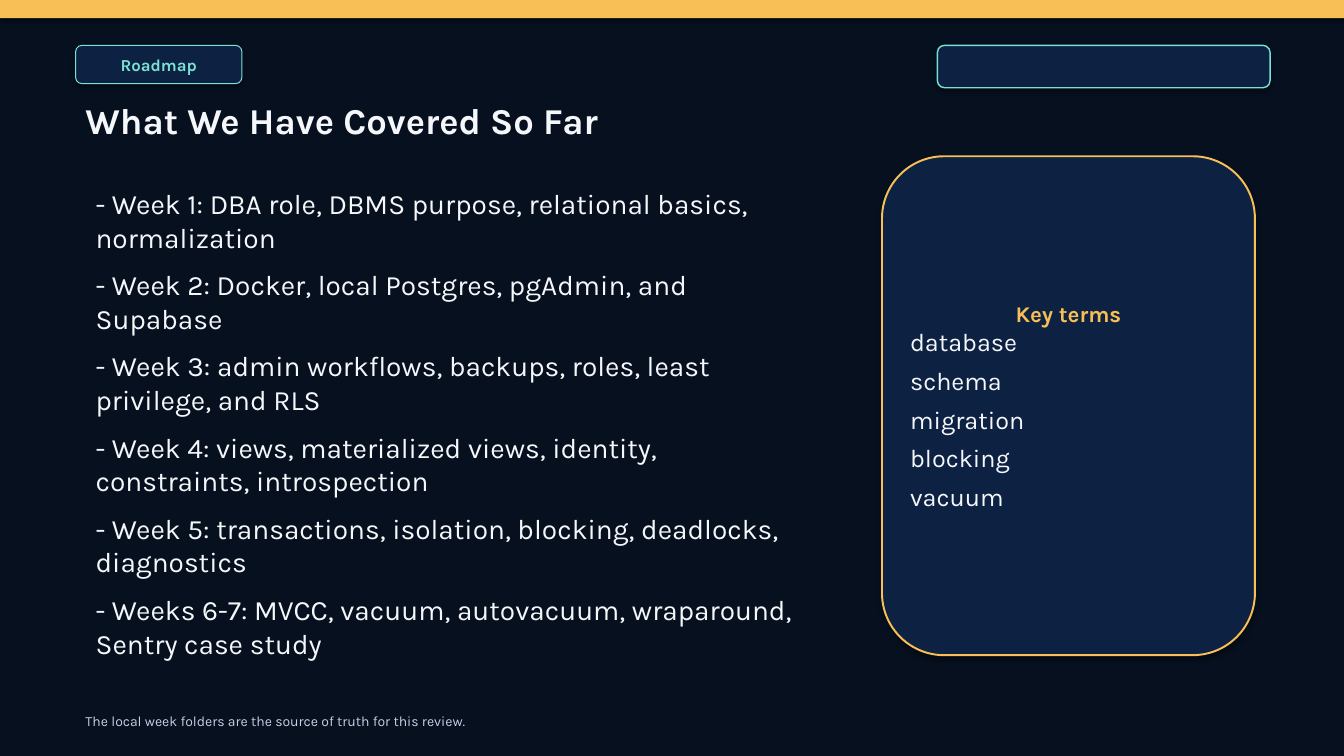
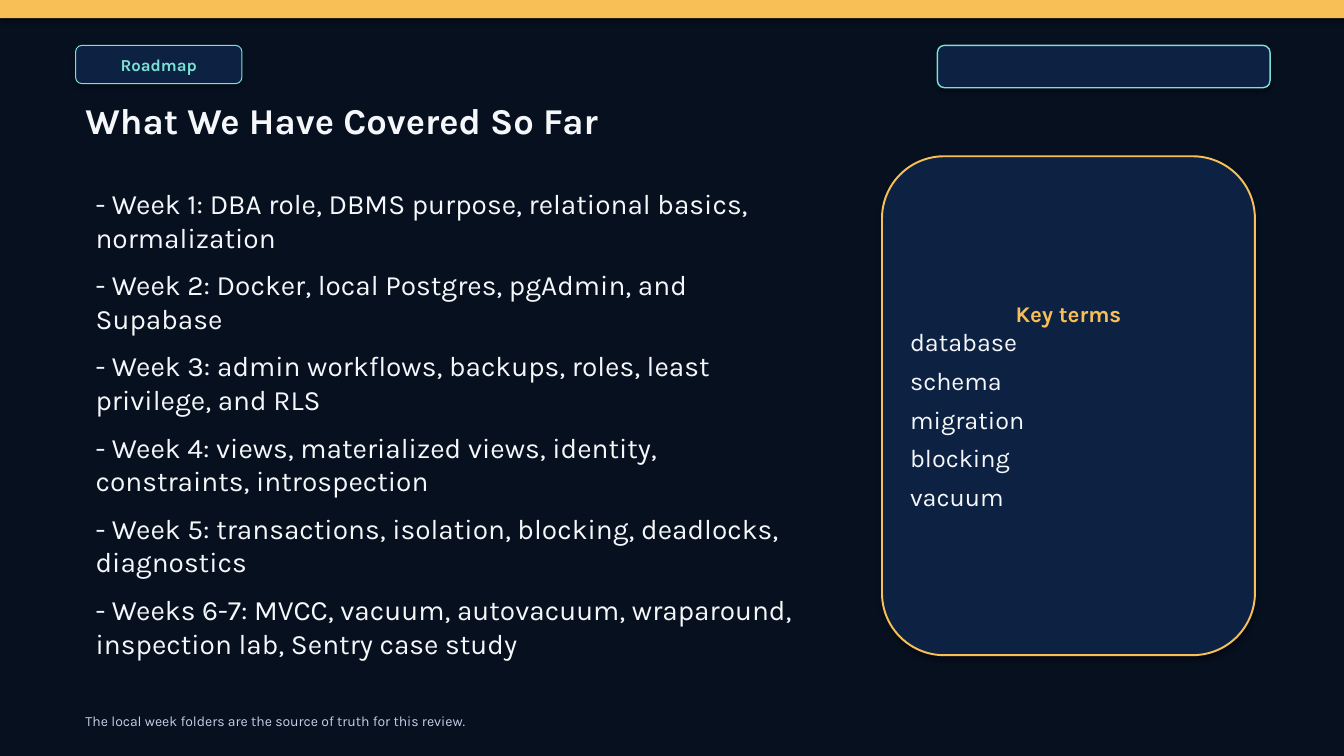
Before and after one commit to lolusername/CST4714_DB_admin, a slide deck: slide 2 of cst4714_weeks1_7_review_with_script.pptx. Drawn at 1344x756 pixels with LibreOffice and Linux fonts; fonts in the diff are those of the drawing. Boxes give left, top, right and bottom in pixels: in the first picture for what was removed or moved away, otherwise in the second. Text is boxed around its words. In the diff, an @@ line names an element or a change of style, - is before the commit and + after.

```diff
--- a/cst4714_weeks1_7_review_with_script.pptx
+++ b/cst4714_weeks1_7_review_with_script.pptx
@@ text at bbox=[96, 601, 791, 661]: text changed @@
-- Weeks 6-7: MVCC, vacuum, autovacuum, wraparound, Sentry case study
+- Weeks 6-7: MVCC, vacuum, autovacuum, wraparound, inspection lab, Sentry case study
```
Also in this commit, not shown: 1 other slide changed, 5 other files.
